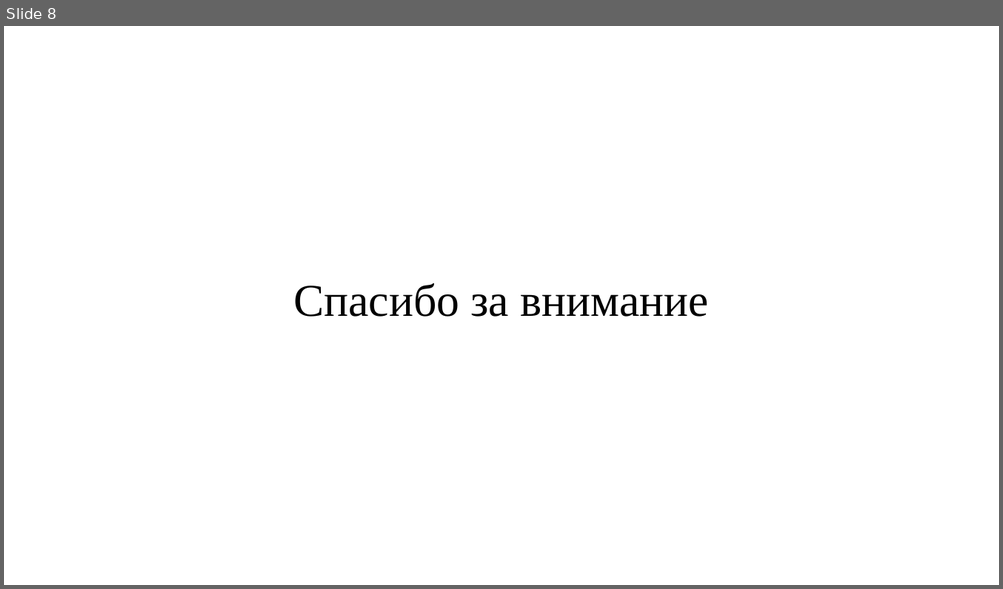
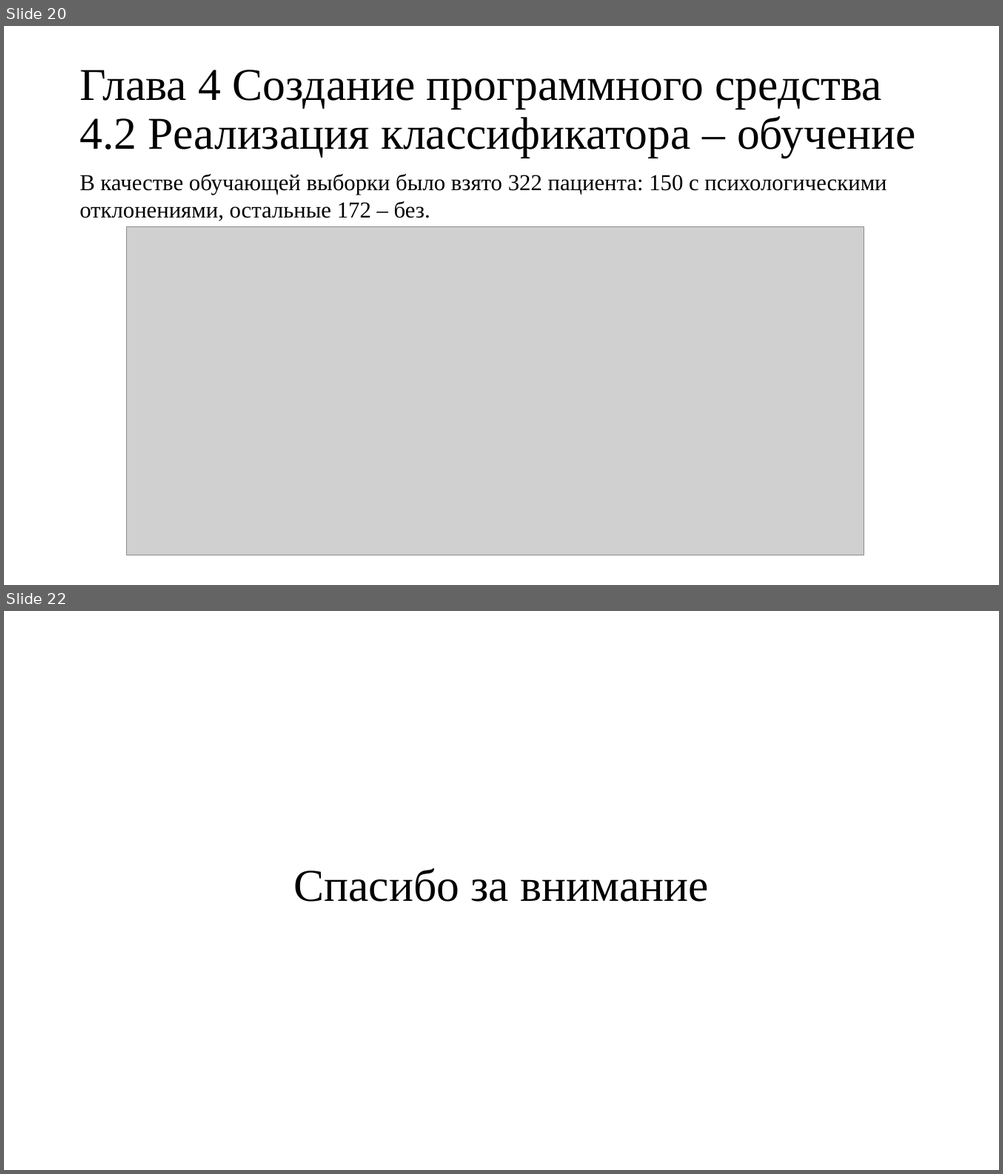
Before and after one commit to Wideweb/-digital-psychology-docs, a slide deck: Алькевич А.С/Презентация.pptx. Shown one above the other, each under a label of ours: slide 8 before the commit, slides 20 and 22 after it; the slides between them are not shown. The pictures are 1003x589 and 1003x1174 pixels, drawn with LibreOffice and Linux fonts; fonts in the diff are those of the drawing; grey boxes stand for pictures. Boxes give left, top, right and bottom in pixels: in the first picture for what was removed or moved away, otherwise in the second. Text is boxed around its words. In the diff, an @@ line names an element or a change of style, - is before the commit and + after.

```diff
--- a/Алькевич А.С/Презентация.pptx
+++ b/Алькевич А.С/Презентация.pptx
@@ slide 20 added at bbox=[4, 26, 999, 585], background #FFFFFF @@
@@ title added at bbox=[79, 70, 916, 158], 44 pt, text #000000 @@
+Глава 4 Создание программного средства
+4.2 Реализация классификатора – обучение
@@ text added at bbox=[79, 174, 886, 221], 22 pt, text #000000 @@
+В качестве обучающей выборки было взято 322 пациента: 150 с психологическими отклонениями, остальные 172 – без.
@@ picture added at bbox=[126, 227, 865, 556] @@
@@ what was slide 8 is now slide 22 @@
```
Also in this commit, not shown: 3 slides changed, 16 other slides added, 3 slides removed, 7 other files.
